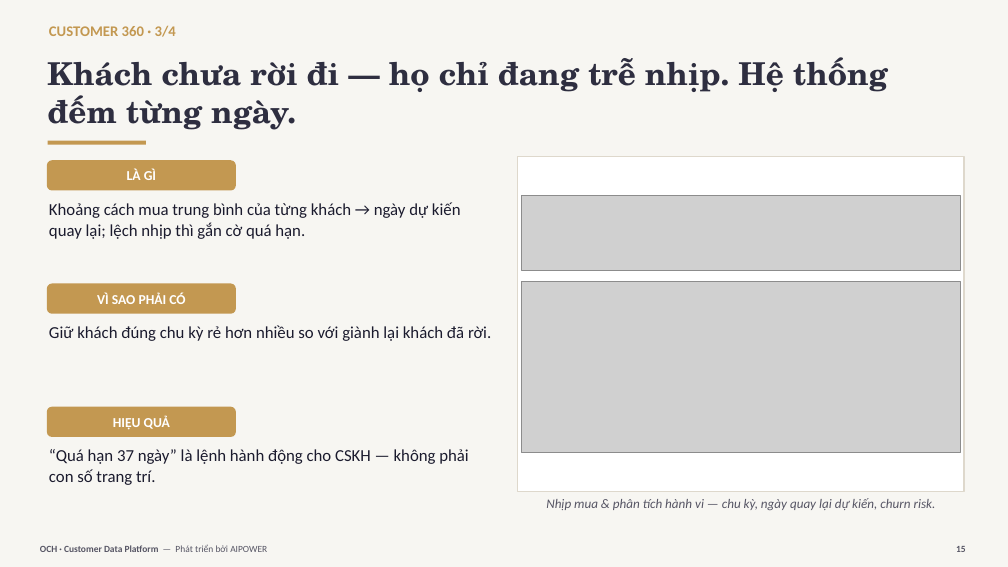
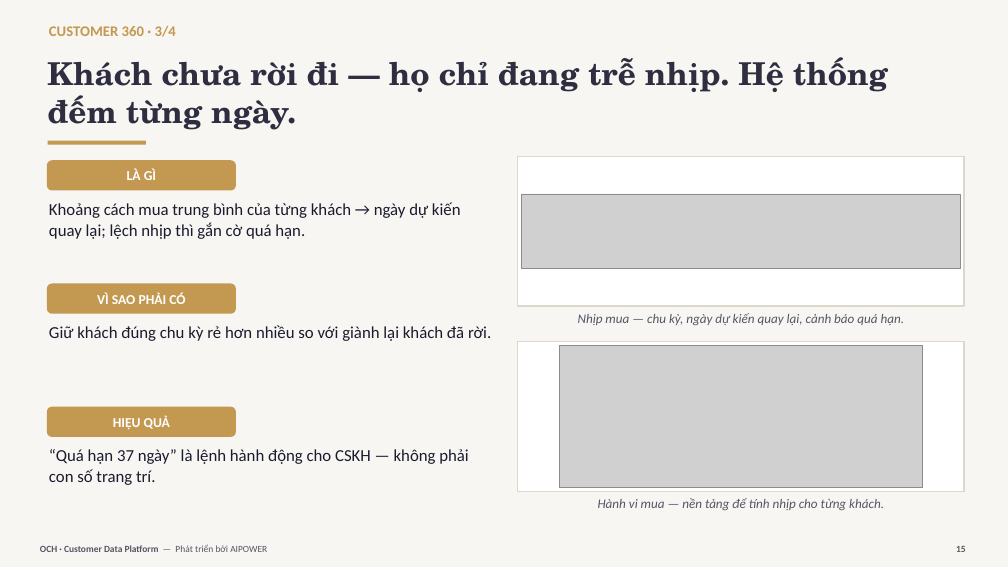
Before and after one commit to trungtm78/AICDP, a slide deck: slide 15 of docs/OCH-CDP-Gioi-thieu.pptx. Drawn at 1008x567 pixels with LibreOffice and Linux fonts; fonts in the diff are those of the drawing; grey boxes stand for pictures. Boxes give left, top, right and bottom in pixels: in the first picture for what was removed or moved away, otherwise in the second. Text is boxed around its words. In the diff, an @@ line names an element or a change of style, - is before the commit and + after.

```diff
--- a/docs/OCH-CDP-Gioi-thieu.pptx
+++ b/docs/OCH-CDP-Gioi-thieu.pptx
@@ rectangle resized from (x1=518, y1=157, x2=964, y2=492) to (x1=518, y1=157, x2=964, y2=306) @@
@@ text at (x1=578, y1=313, x2=905, y2=325): text changed @@
-Nhịp mua & phân tích hành vi — chu kỳ, ngày quay lại dự kiến, churn risk.
+Nhịp mua — chu kỳ, ngày dự kiến quay lại, cảnh báo quá hạn.
@@ rectangle added at (x1=518, y1=342, x2=964, y2=492), fill #FFFFFF, outline #DED8CC 1.25 pt @@
@@ picture resized from (x1=522, y1=281, x2=960, y2=453) to (x1=560, y1=346, x2=923, y2=488) @@
@@ text added at (x1=598, y1=498, x2=884, y2=510), 12.5 pt, text #565564, italic @@
+Hành vi mua — nền tảng để tính nhịp cho từng khách.
```
Also in this commit, not shown: 22 other slides changed, 2 slides added, 1 slide removed.
